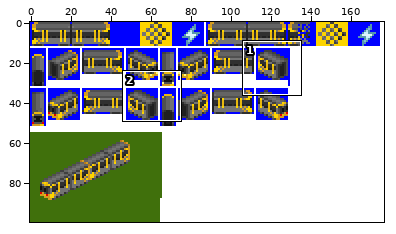
One commit to this sprite sheet: gfx/Tram/Metrolink_M5000.png. Above, an overview of the earlier version with the close-up marked.
Close-up. Old version:
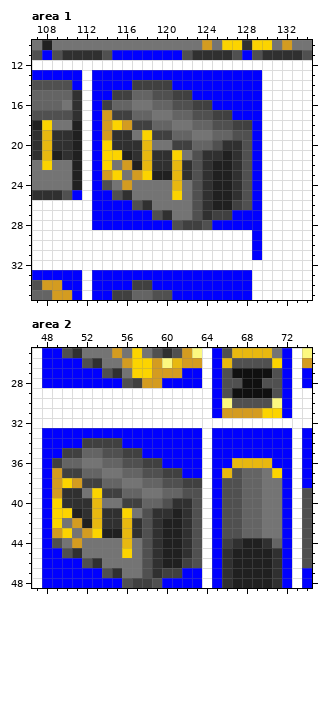
The file is 177x100 pixels. Shown: area 1: x 107..134, y 10..35; area 2: x 47..74, y 25..48.
After:
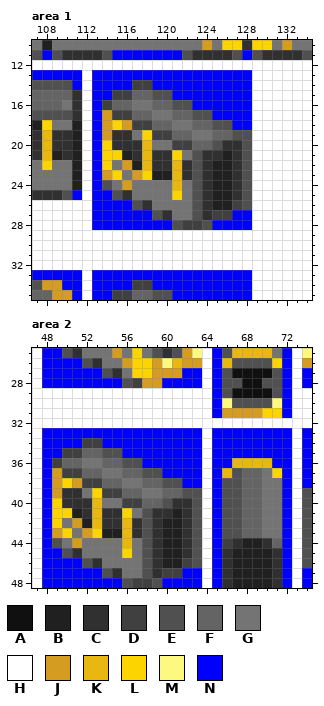
Palette (. is transparent): A #101010  B #202020  C #303030  D #404040  E #505050  F #646464  G #747474  H #ffffff  J #d49c20  K #e8b810  L #fcd400  M #fcf880  N #0000ff
Changes in this commit:
--- area 1
@@ x 117..131 @@
 12 HHHHHHHHHHHHHHH
-13 NNNNNNNNNNNNNHH
-14 DDDDNNNNNNNNNHH
-15 FFEEDDNNNNNNNHH
-16 GGFFEEDDNNNNNHH
-17 FFGGFFEEDDNNNHH
-18 DDFFGGFFEEDDNHH
-19 GLDDFFGGFFEENHH
-20 CKGGDDFFECCENHH
-21 CKCCLGECCBCENHH
-22 BKCCKCECBBCENHH
-23 JLBBKCECBBCENHH
-24 GGGGKGECBBCENHH
-25 GGGGLGECBBCENHH
-26 ECGGGGECBBDENHH
-27 NNECGGECDDNNNHH
-28 NNNNEDDENNNNNHH
-29 HHHHHHHHHHHHNHH
-30 HHHHHHHHHHHHNHH
-31 HHHHHHHHHHHHNHH
+13 NNNNNNNNNNNNHHH
+14 DDNNNNNNNNNNHHH
+15 FFEENNNNNNNNHHH
+16 GGFFEENNNNNNHHH
+17 FFGGFFEENNNNHHH
+18 DDFFGGFFEENNHHH
+19 GLDDFFGGFFEEHHH
+20 CKGGDDFFECCEHHH
+21 CKCCLGECCBCEHHH
+22 BKCCKCECBBCEHHH
+23 JLBBKCECBBCEHHH
+24 GGGGKGECBBCEHHH
+25 GGGGLGECBBCEHHH
+26 ECGGGGECBBDEHHH
+27 NNECGGECDDNNHHH
+28 NNNNEDDENNNNHHH
+29 HHHHHHHHHHHHHHH
+30 HHHHHHHHHHHHHHH
+31 HHHHHHHHHHHHHHH
 32 HHHHHHHHHHHHHHH
--- area 2
@@ x 52..65 @@
 33 NNNNNNNNNNNNHN
-34 DDDDNNNNNNNNHN
-35 FFEEDDNNNNNNHN
-36 GGFFEEDDNNNNHN
-37 FFGGFFEEDDNNHN
-38 DDFFGGFFEEDDHN
+34 DDNNNNNNNNNNHN
+35 FFEENNNNNNNNHN
+36 GGFFEENNNNNNHN
+37 FFGGFFEENNNNHN
+38 DDFFGGFFEENNHN
 39 GLDDFFGGFFEEHN
